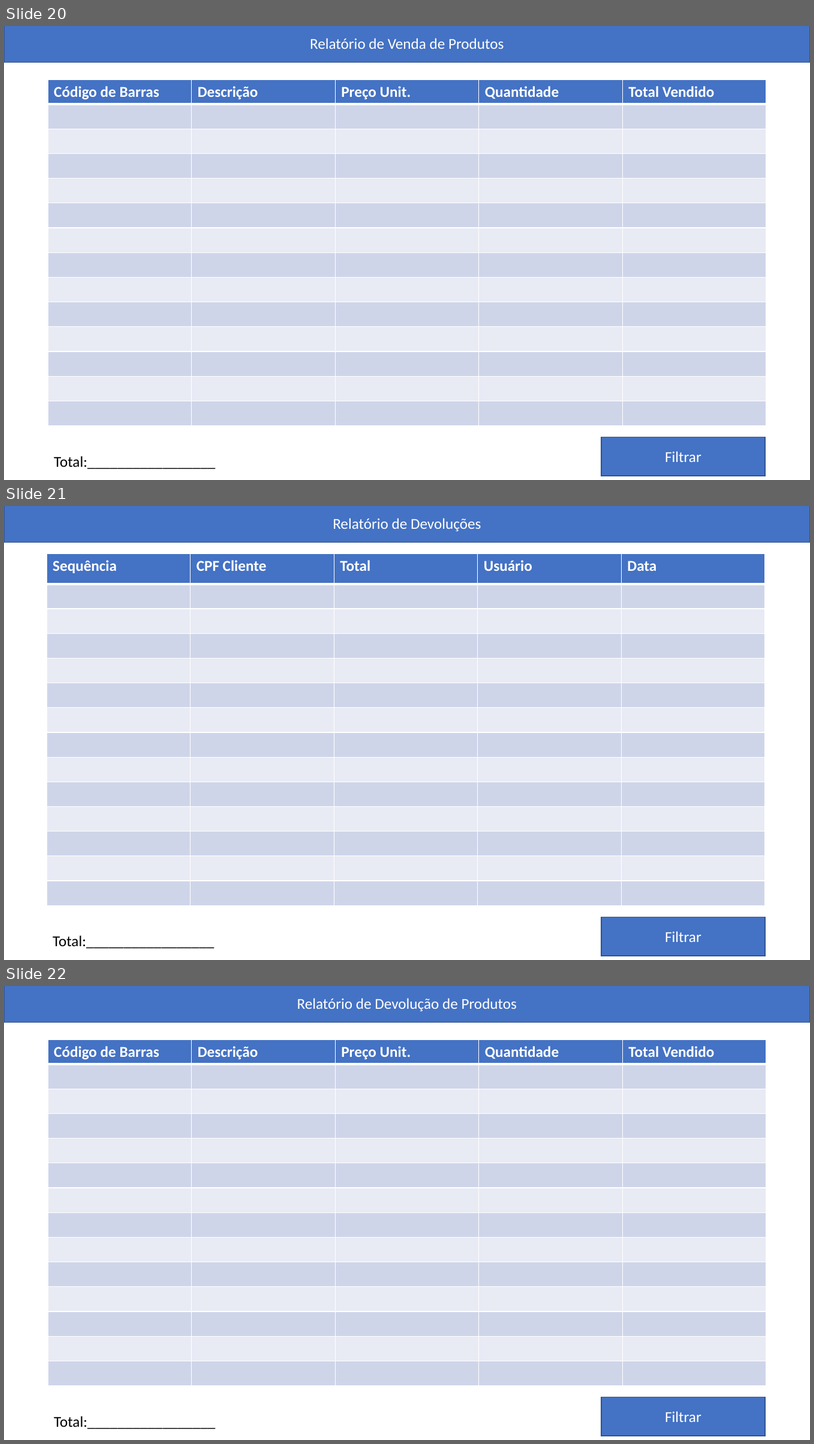
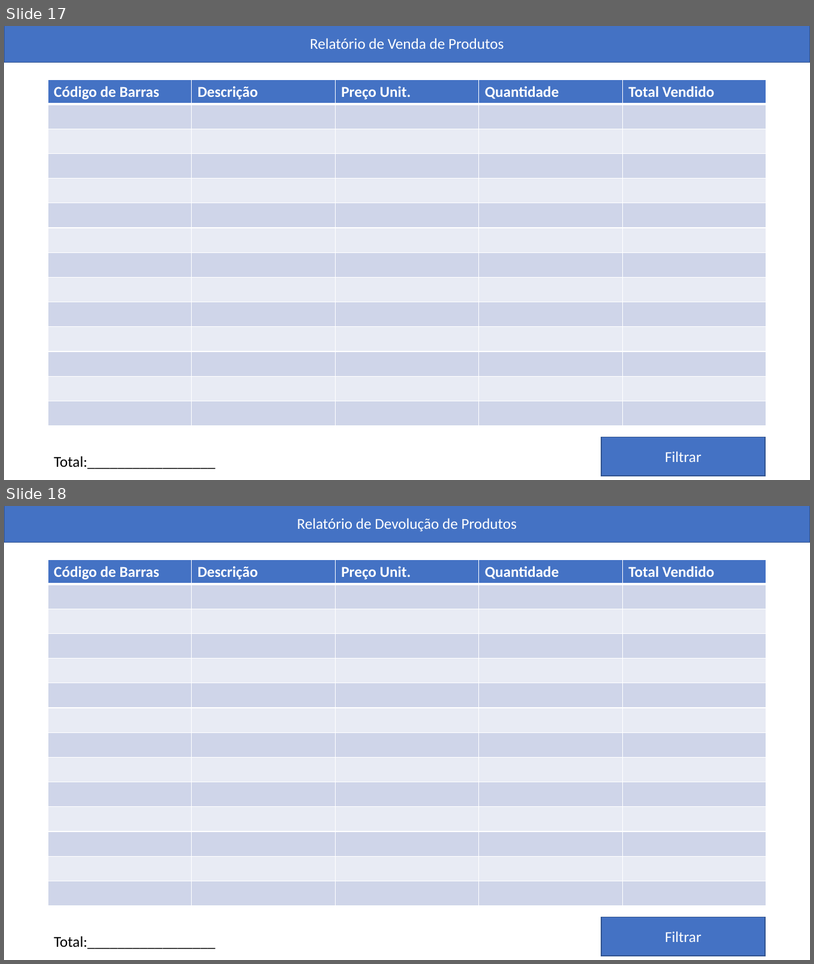
Before and after one commit to Erhoz/restApi, a slide deck: Telas Trabalhos PWEB.pptx. Shown one above the other, each under a label of ours: slides 20, 21 and 22 before the commit, slides 17 and 18 after it. The pictures are 814x1444 and 814x964 pixels, drawn with LibreOffice and Linux fonts; fonts in the diff are those of the drawing. Boxes give left, top, right and bottom in pixels: in the first picture for what was removed or moved away, otherwise in the second. Text is boxed around its words. In the diff, an @@ line names an element or a change of style, - is before the commit and + after.

```diff
--- a/Telas Trabalhos PWEB.pptx
+++ b/Telas Trabalhos PWEB.pptx
@@ slide 21 removed at [4,506,810,960], background #FFFFFF @@
@@ rectangle removed at [4,506,810,542] @@
-Relatório de Devoluções
@@ table removed at [47,554,767,906], 14 rows, 5 columns @@
-Sequência | CPF Cliente | Total | Usuário | Data
- |  |  |  | 
- |  |  |  | 
- |  |  |  | 
- |  |  |  | 
- |  |  |  | 
- |  |  |  | 
- |  |  |  | 
- |  |  |  | 
- |  |  |  | 
- |  |  |  | 
- |  |  |  | 
- |  |  |  | 
- |  |  |  | 
@@ rectangle removed at [602,917,765,955] @@
-Filtrar
@@ text removed at [53,935,214,948] @@
-Total:_________________
@@ what was slide 20 is now slide 17 @@
@@ what was slide 22 is now slide 18 @@
```
Also in this commit, not shown: 3 slides changed, 3 other slides removed.
